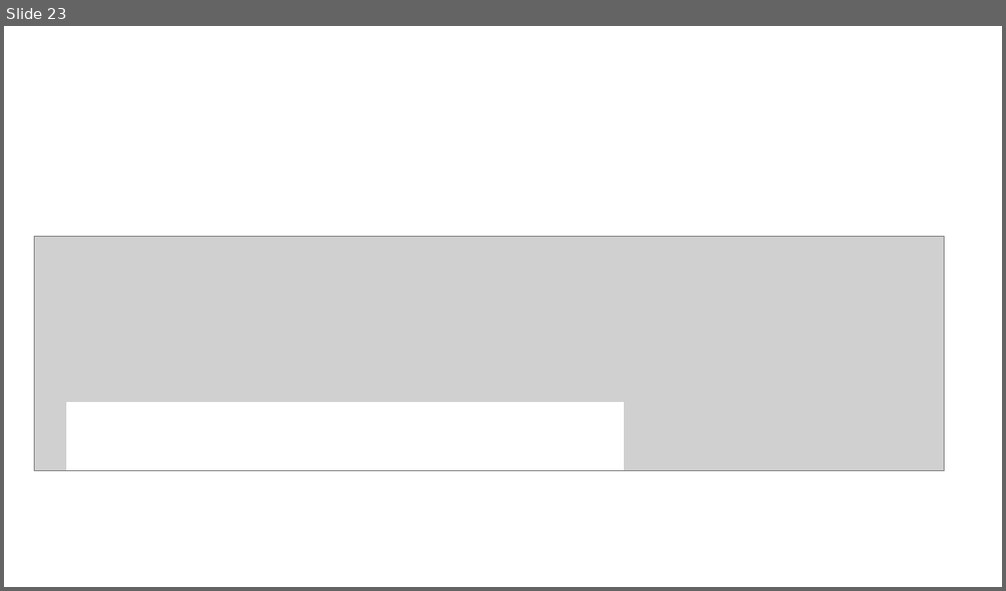
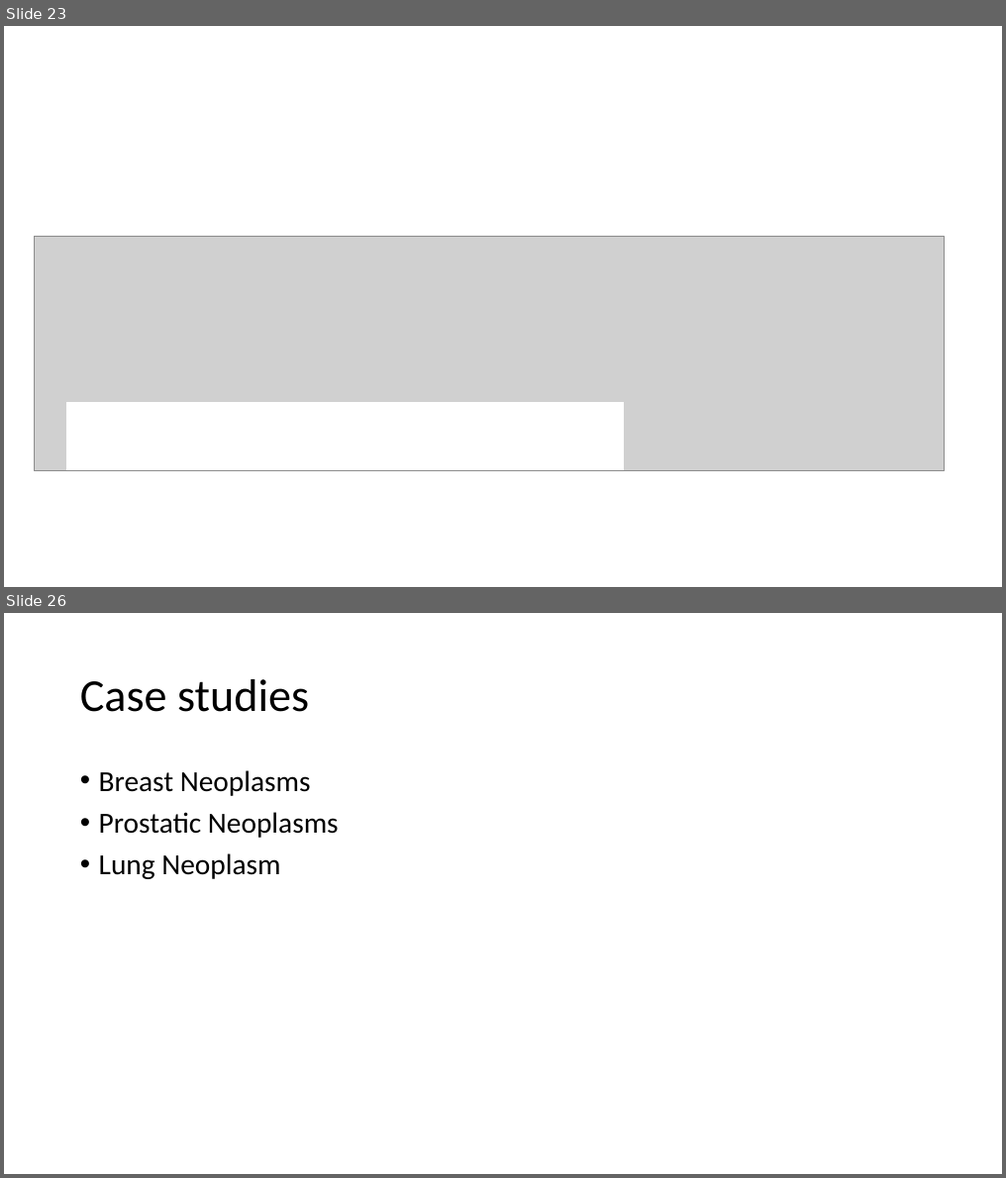
Before and after one commit to GuerreroVazquez/miRNA_small_tools, a slide deck: Presentations/JournalClub1.pptx. Shown one above the other, each under a label of ours: slide 23 before the commit, slides 23 and 26 after it; the slides between them are not shown. The pictures are 1006x591 and 1006x1178 pixels, drawn with LibreOffice and Linux fonts; fonts in the diff are those of the drawing; grey boxes stand for pictures. Boxes give left, top, right and bottom in pixels: in the first picture for what was removed or moved away, otherwise in the second. Text is boxed around its words. In the diff, an @@ line names an element or a change of style, - is before the commit and + after.

```diff
--- a/Presentations/JournalClub1.pptx
+++ b/Presentations/JournalClub1.pptx
@@ slide 26 added at [4,613,1002,1174], background #FFFFFF @@
@@ title added at [80,679,309,712], 44 pt, text #000000 @@
+Case studies
@@ text added at [99,770,339,879], 28 pt, text #000000 @@
+• Breast Neoplasms
+• Prostatic Neoplasms
+• Lung Neoplasm
```
Also in this commit, not shown: 6 slides changed, 8 other slides added, 3 slides removed, 1 other file.
